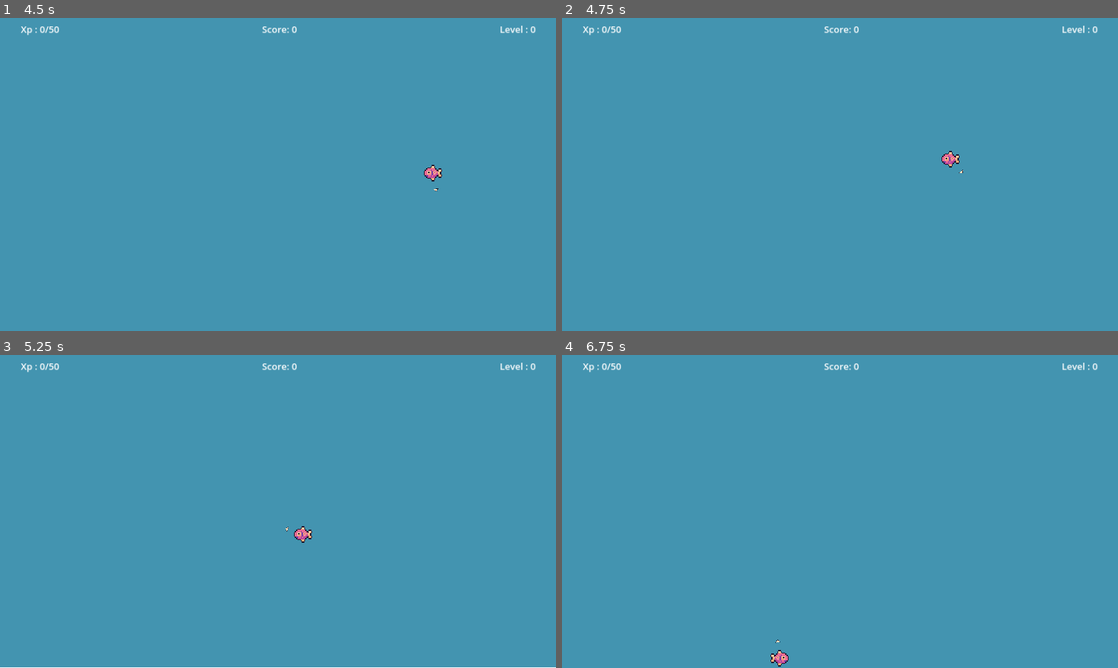
Above: before the commit, frames 1-4 (two rows, left to right).
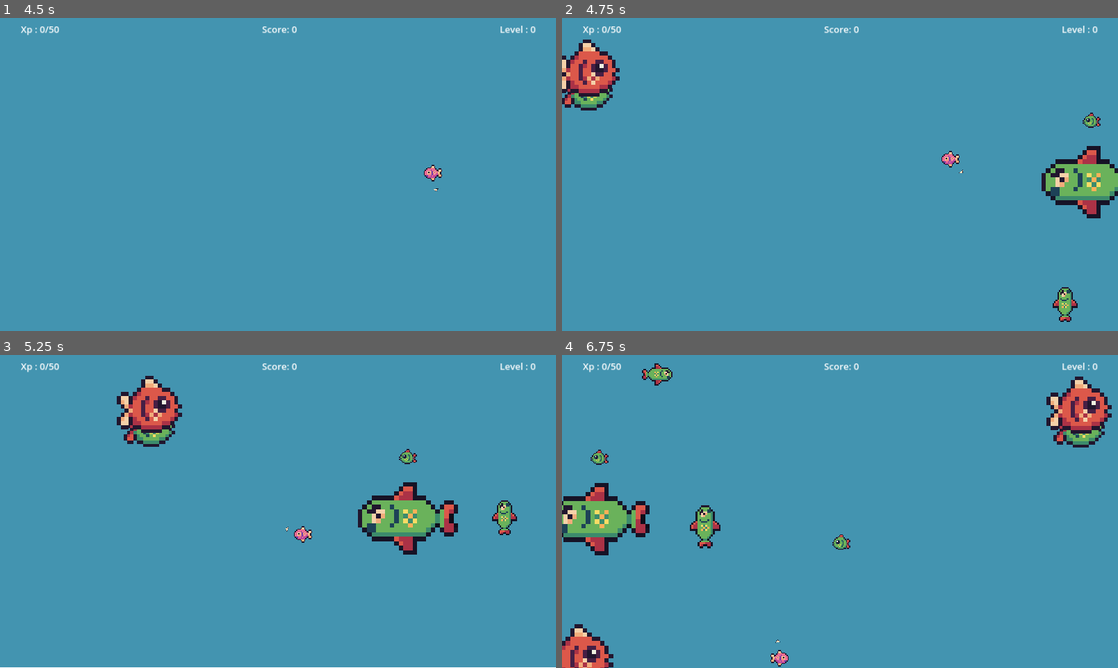
Above: after the commit, the same moments.

Repository: TheCursedMerchant/qdm_gameJam2024
Game: Godot game, scene res://menu.tscn
Two runs of this game, one before a commit and one after it. Both use one fixed random seed, a clock stepped at 60 frames per second and the inputs below.
Inputs (mouse positions are in pixels of both pictures, inside the frame that each line leads up to):
- Up to frame 1 (4.5 s): click "Play" at 0.5 s; move the mouse to (400, 158) at 1.27 s; press the mouse at (400, 158) at 1.28 s; hold Right (ui_right) 1.28-2.03 s; move the mouse to (166, 190) at 2.02 s; release the mouse at (166, 190) at 2.03 s; hold Down (ui_down) 2.03-2.78 s; click (166, 190) at 2.1 s; move the mouse to (333, 105) at 2.77 s; press the mouse at (333, 105) at 2.78 s; hold Right (ui_right) 2.78-3.53 s; move the mouse to (250, 237) at 3.52 s; release the mouse at (250, 237) at 3.53 s; hold Up (ui_up) 3.53-4.28 s; click (250, 237) at 3.6 s; move the mouse to (444, 221) at 4.27 s; press the mouse at (444, 221) at 4.28 s; hold Left (ui_left) from 4.28 s (still down)
- Up to frame 2 (4.75 s): keep holding Left (ui_left)
- Up to frame 3 (5.25 s): keep holding Left (ui_left); move the mouse to (111, 464) at 5.02 s; release the mouse at (111, 464) at 5.03 s; click (111, 464) at 5.1 s
- Up to frame 4 (6.75 s): move the mouse to (867, 511) at 5.77 s; release Left (ui_left) at 5.78 s; press the mouse at (867, 511) at 5.78 s; hold Down (ui_down) 5.78-6.53 s; move the mouse to (756, 433) at 6.52 s; release the mouse at (756, 433) at 6.53 s; hold Right (ui_right) from 6.53 s (still down); click (756, 433) at 6.6 s

Frame 1 is identical in both runs. In frame 2, 4.2% of the frame differs, in the area x 0-100%, y 6-98%; in frame 3, 4.7%; in frame 4, 5.9%, in the area x 0-99%, y 2-100%.
Error before the commit: Invalid call to function 'Node2D(spawner.gd)::spawn_fish (Callable)'. Expected 1 arguments. (res://scripts/system/scene_pool.gd:13)

Commit message:
Error with the fish scene creation.

Diff:
--- a/gamejam2024/scripts/npc/puffer_fish.gd
+++ b/gamejam2024/scripts/npc/puffer_fish.gd
@@ -1,7 +1,6 @@
 class_name PufferFish
-extends "res://scripts/food/food.gd"
+extends "res://scripts/npc/fish.gd"
 
-#
 
 # Called when the node enters the scene tree for the first time.
 func _ready() -> void:
@@ -11,3 +10,6 @@
 # Called every frame. 'delta' is the elapsed time since the previous frame.
 func _process(delta: float) -> void:
 	pass
+
+func attack():
+	deactivate()
--- a/gamejam2024/scripts/spawner.gd
+++ b/gamejam2024/scripts/spawner.gd
@@ -51,7 +51,7 @@
 		spawn_fish,
 		func() : )
 
-func spawn_fish(fish_scene) -> Fish:
+func spawn_fish() -> Fish:
 	var new_fish : Fish = fish_scene.instantiate()
 	new_fish.direction = fish_direction
 	add_child(new_fish)
